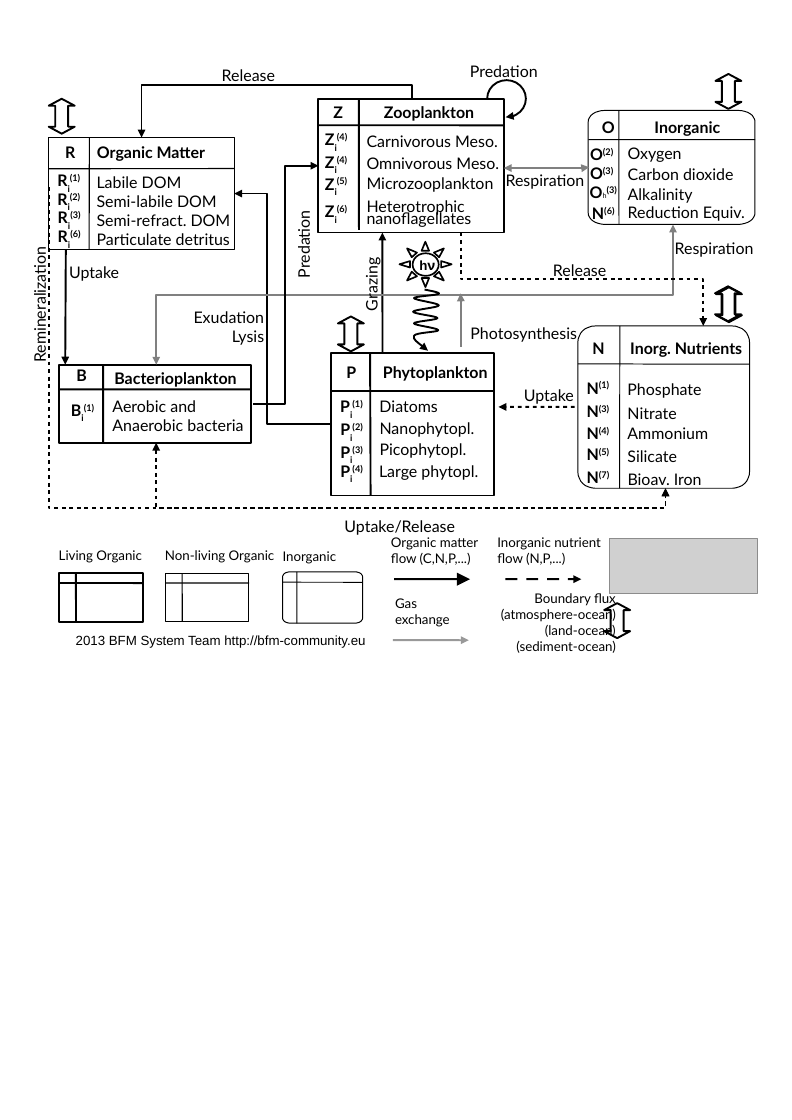
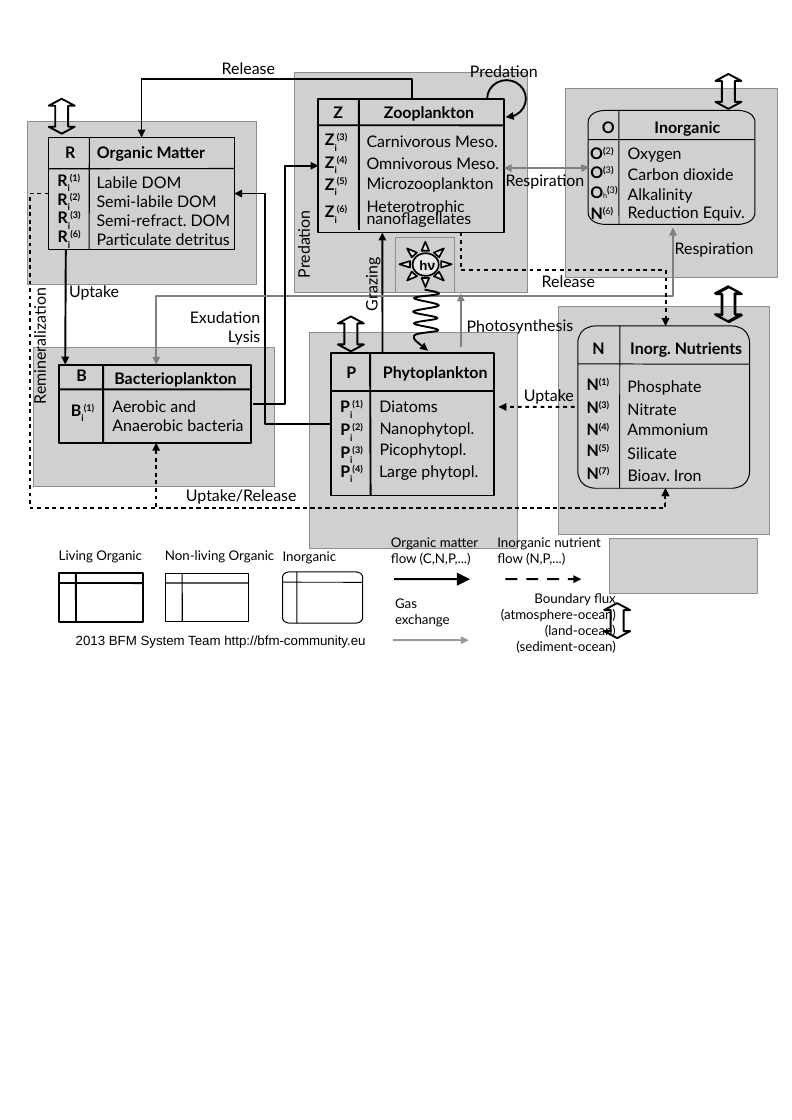
Before and after one commit to marco-zavatarelli/BFM17-56, a slide deck: slide 4 of doc/schemes/bfm_scheme_V5_pelagic.odp (slide 1 before the commit). Drawn at 792x1120 pixels with LibreOffice and Linux fonts; fonts in the diff are those of the drawing; grey boxes stand for pictures; background and template pictures are left out. Boxes give left, top, right and bottom in pixels: in the first picture for what was removed or moved away, otherwise in the second. Text is boxed around its words. In the diff, an @@ line names an element or a change of style, - is before the commit and + after.

```diff
--- a/doc/schemes/bfm_scheme_V5_pelagic.odp
+++ b/doc/schemes/bfm_scheme_V5_pelagic.odp
@@ 9 texts: place and size @@
-9 texts at [222, 69, 708, 489]
+9 texts at [222, 62, 708, 481]
@@ elbow arrow (412, 99) - (142, 138): route changed @@
@@ picture added at [294, 73, 528, 293] @@
@@ picture added at [565, 89, 778, 278] @@
@@ picture added at [28, 122, 257, 284] @@
@@ text at [335, 134, 348, 151]: text changed @@
-Zi(4)
+Zi(3)
@@ text "O(2)" at [350, 147, 603, 441]: bold off in "O(2)" @@
@@ text "O(3)" at [350, 166, 603, 466]: bold off in "O(3)" @@
@@ text "Oh(3)" at [607, 186, 617, 194]: bold off in "Oh(3)" @@
@@ elbow arrow moved from (49, 187) - (666, 488) to (49, 193) - (666, 488) @@
@@ elbow arrow (331, 424) - (235, 193): route changed @@
@@ text "N(6)" at [591, 207, 613, 223]: bold off in "N(6)" @@
@@ elbow double arrow moved from (156, 365) - (673, 224) to (156, 365) - (673, 228) @@
@@ picture added at [395, 238, 454, 293] @@
@@ elbow arrow moved from (461, 233) - (703, 326) to (461, 233) - (666, 326) @@
@@ fill #FFFFFF to #FFFFFF at 50% opacity in 9 elements at [441, 261, 451, 268], [434, 248, 443, 257], [421, 241, 429, 250], [407, 248, 417, 257], [399, 261, 410, 268], [407, 272, 417, 281], [421, 278, 429, 286], [434, 272, 443, 281], [413, 253, 439, 276] @@
@@ text "Release": place and size @@
-text "Release" at [553, 264, 606, 280]
+text "Release" at [542, 273, 595, 287]
@@ text "Remineralization": place and size @@
-text "Remineralization" at [30, 258, 49, 360]
+text "Remineralization" at [30, 299, 49, 401]
@@ text "Uptake": place and size @@
-text "Uptake" at [69, 266, 119, 281]
+text "Uptake" at [69, 283, 119, 300]
@@ text "Exudation": place and size @@
-text "Exudation" at [194, 311, 265, 345]
+text "Exudation" at [190, 311, 261, 345]
@@ text "Photosynthesis": place and size @@
-text "Photosynthesis" at [470, 327, 577, 342]
+text "Photosynthesis" at [467, 317, 574, 335]
@@ picture added at [558, 306, 770, 534] @@
@@ picture added at [34, 347, 275, 486] @@
@@ picture added at [309, 332, 517, 548] @@
@@ text "Uptake/Release": place and size @@
-text "Uptake/Release" at [344, 520, 455, 535]
+text "Uptake/Release" at [186, 489, 297, 504]
```
Also in this commit, not shown: 1 other slide changed, 3 slides added, 2 other files.
